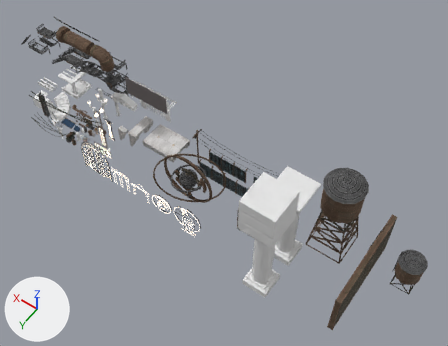
An edit to the FBX model Assets/ART/Models/Environment/Imports/DecorationSet.fbx, drawn before and after from the same camera.
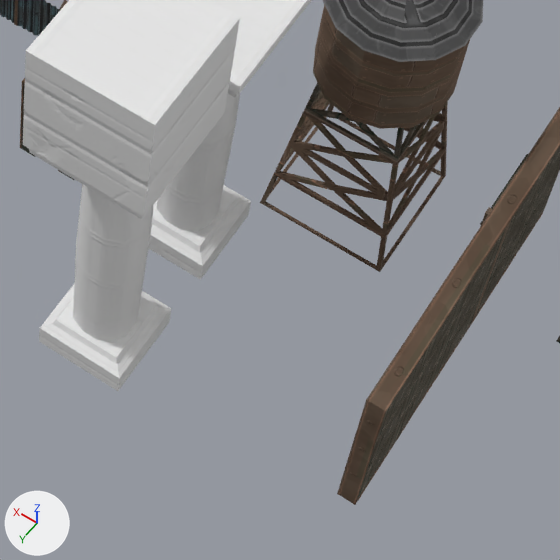
There are two pictures of each version: one whole from a 50 mm camera at (-95.5, 100.6, 99.4) aimed at (-53.0, 41.0, 5.9), one close up on the part from 52% to 87% of the width and 54% to 100% of the height. The axes (+X, +Y, +Z) are drawn at lower left. The lights are the same throughout. Where no turn or scale is listed for an object, it has been applied to the vertices.

Objects in the first close-up: 'BigPillar', 'BigPillar.017', 'Fence', 'Metall_Wall', 'Watertank_Big'.
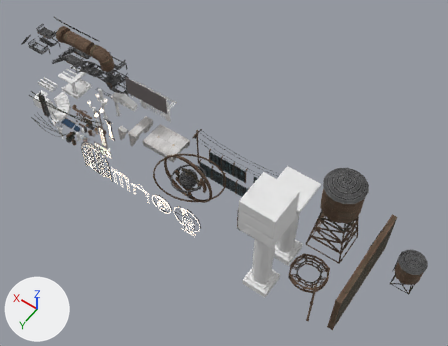
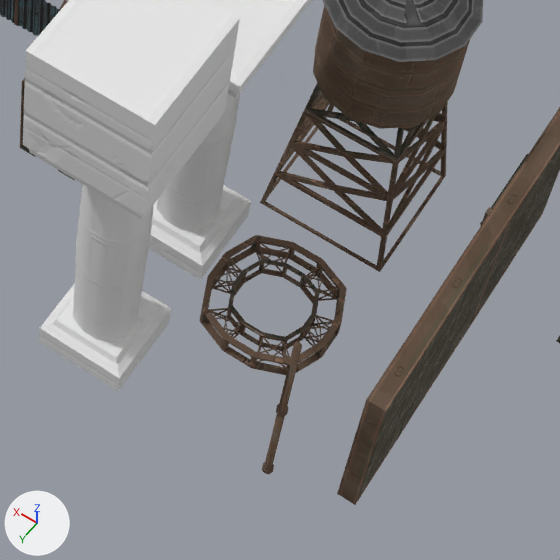
What differs and where, as boxes [x1, y1, x2, y2] in the close-ups (560 x 560 px):
'PillarConstruct', added: after [200, 235, 347, 376]
'MetalPipeConstruct', added: after [262, 342, 302, 474]

What changed in the scene script:
```text
Add me_metalpipeconstruct:
    me_metalpipeconstruct.from_pydata(...)  # 80 vertices, 68 faces; spans x -0.29..0.29, y -0.29..0.29, z -0.37..12.13
    me_metalpipeconstruct.materials.append(mat_metalatlas)
Add me_pillarconstruct:
    me_pillarconstruct.from_pydata(...)  # 1008 vertices, 1248 faces; spans x -3.05..3.05, y -3.04..3.04, z 0.0..1.06
    me_pillarconstruct.materials.append(mat_metalatlas)
Add ob_metalpipeconstruct:
    ob_metalpipeconstruct = bpy.data.objects.new('MetalPipeConstruct', me_metalpipeconstruct)
    ob_metalpipeconstruct.location = (-80.73, 55.63, 1.71)
Add ob_pillarconstruct:
    ob_pillarconstruct = bpy.data.objects.new('PillarConstruct', me_pillarconstruct)
    ob_pillarconstruct.location = (-78.4, 53.36, 11.17)
```
